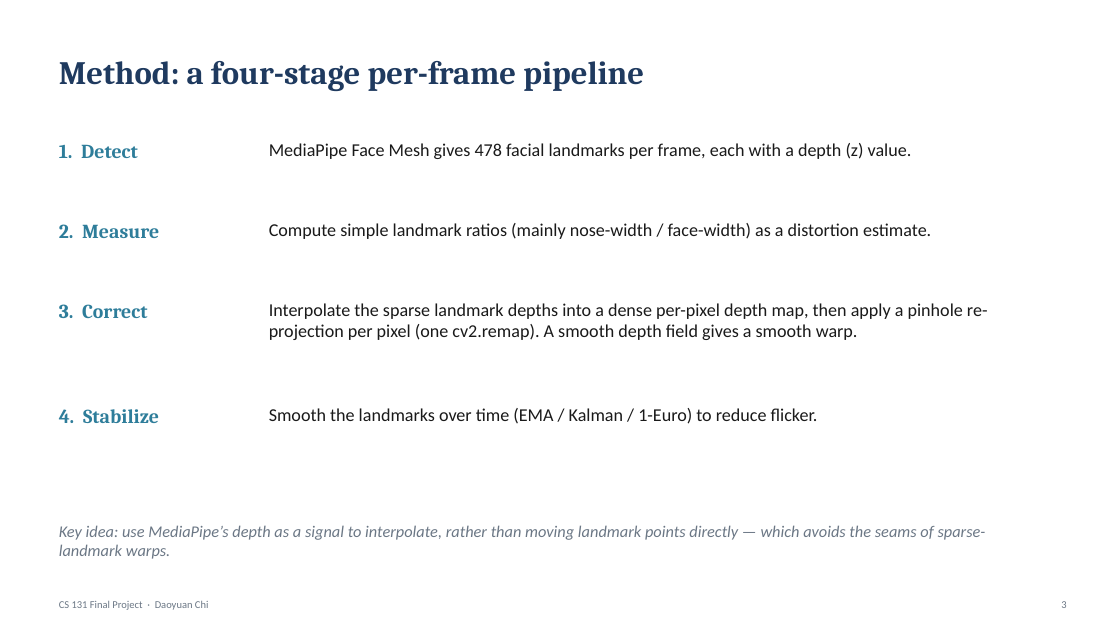
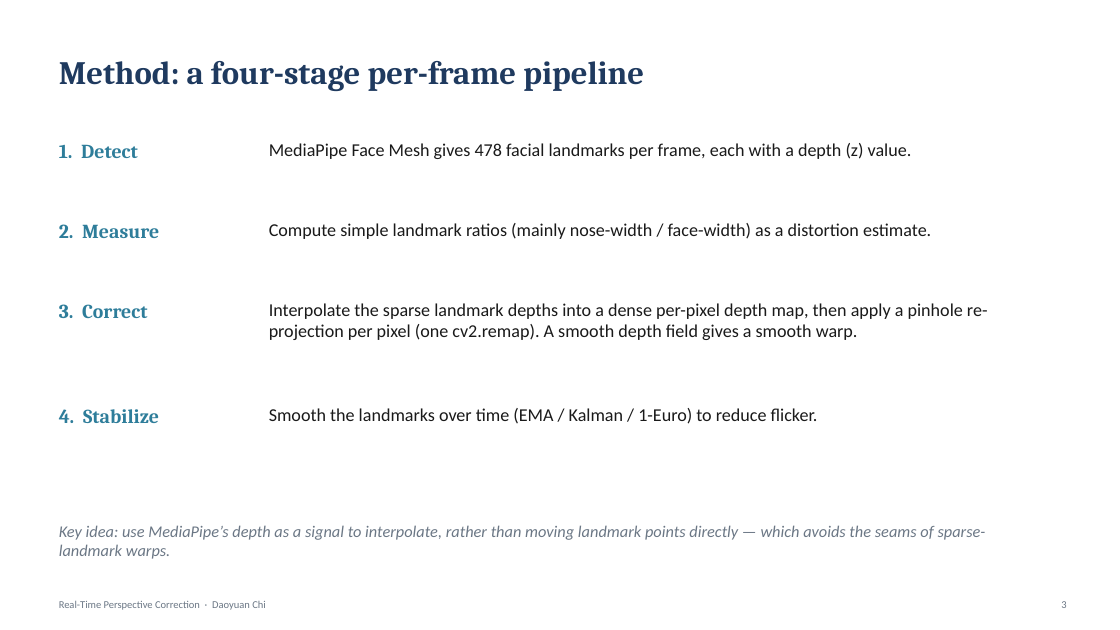
Before and after one commit to Danni281/selfie-perspective-correction, a slide deck: slide 3 of report/demo_slides.pptx. Drawn at 1120x630 pixels with LibreOffice and Linux fonts; fonts in the diff are those of the drawing. Boxes give left, top, right and bottom in pixels: in the first picture for what was removed or moved away, otherwise in the second. Text is boxed around its words. In the diff, an @@ line names an element or a change of style, - is before the commit and + after.

Commit message:
Tidy up docs and project metadata

```diff
--- a/report/demo_slides.pptx
+++ b/report/demo_slides.pptx
@@ text at (59, 601, 266, 610): text changed @@
-CS 131 Final Project · Daoyuan Chi
+Real-Time Perspective Correction · Daoyuan Chi
```
Also in this commit, not shown: 6 other slides changed, 1 other file.
